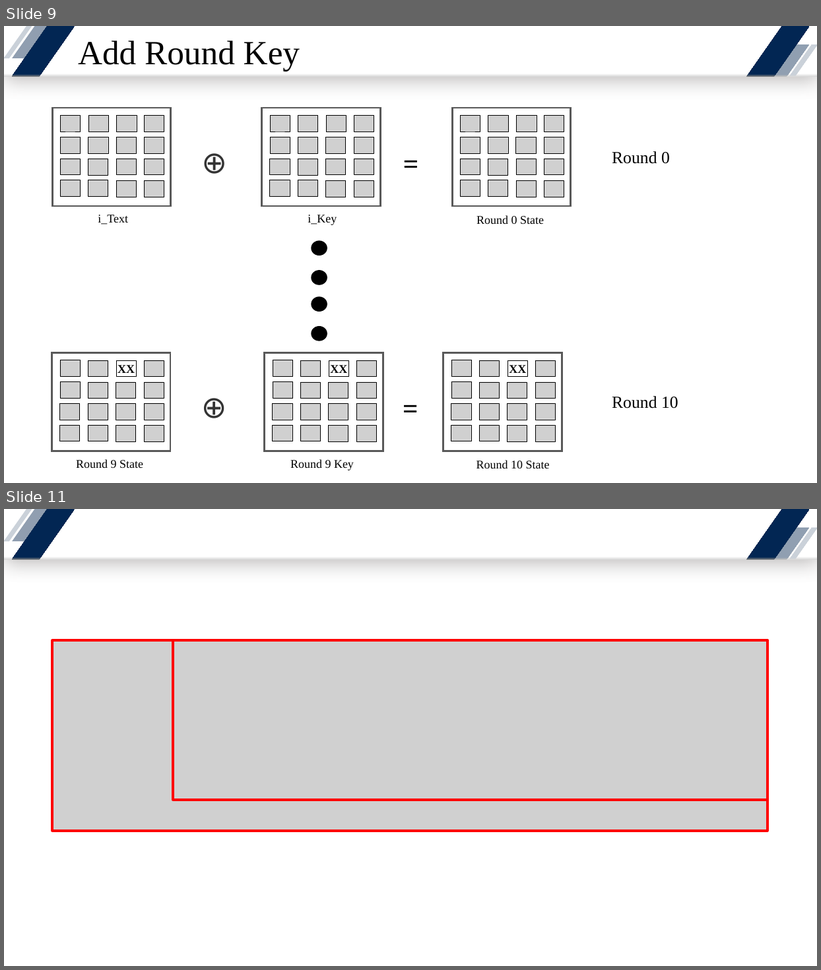
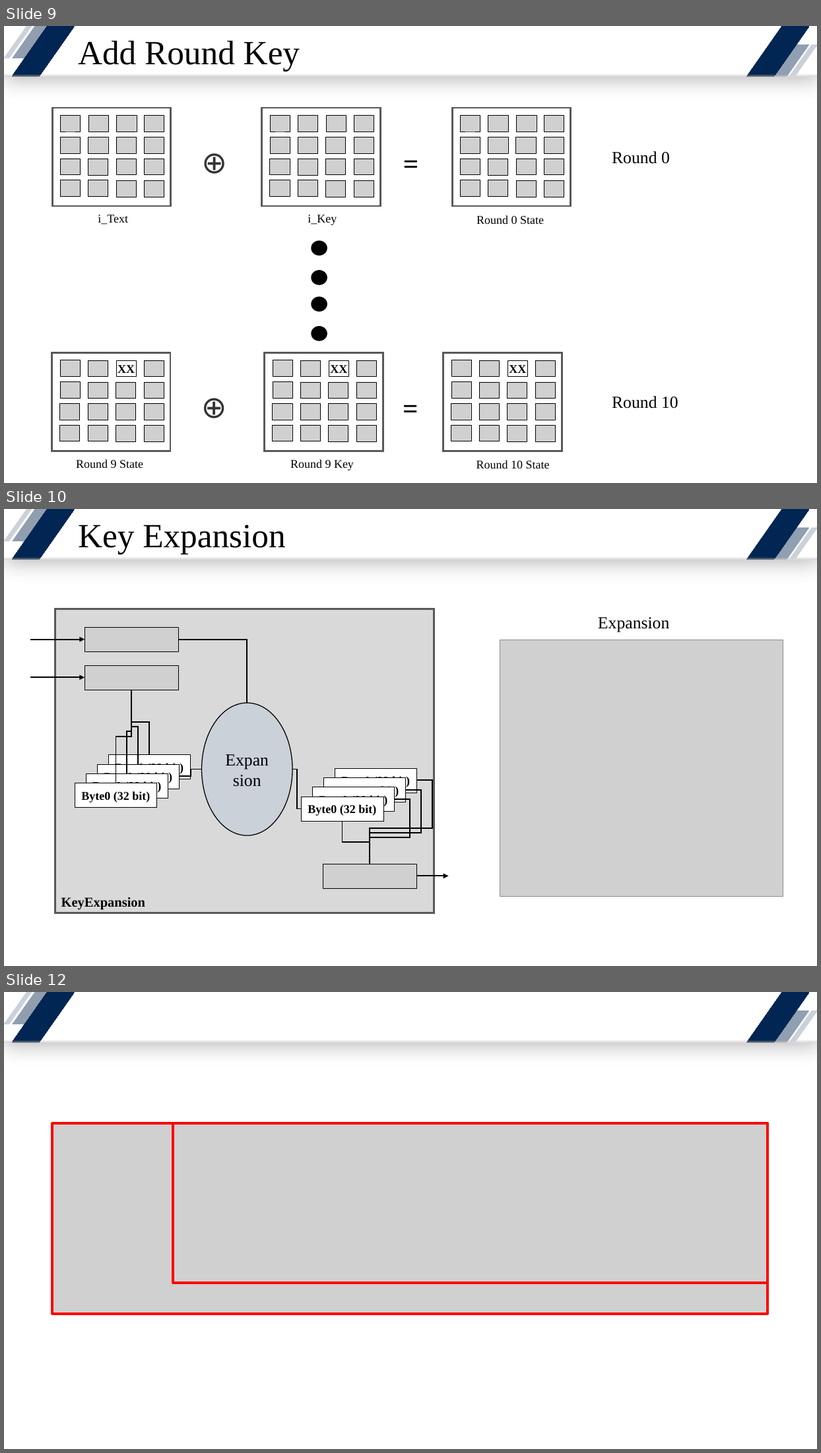
Before and after one commit to yuyu0830/FPGA_AES128, a slide deck: AES.pptx. Shown one above the other, each under a label of ours: slides 9 and 11 before the commit, slides 9, 10 and 12 after it; the slides between them are not shown. The pictures are 821x970 and 821x1453 pixels, drawn with LibreOffice and Linux fonts; fonts in the diff are those of the drawing; grey boxes stand for pictures. Boxes give left, top, right and bottom in pixels: in the first picture for what was removed or moved away, otherwise in the second. Text is boxed around its words. In the diff, an @@ line names an element or a change of style, - is before the commit and + after.

```diff
--- a/AES.pptx
+++ b/AES.pptx
@@ slide 10 added at bbox=[4, 509, 817, 966], background #FFFFFF; not listed: 7 template elements that a slide beside it also shows @@
@@ text added at bbox=[78, 525, 285, 555], 40 pt, text #000000 @@
+Key Expansion
@@ rectangle added at bbox=[55, 609, 434, 914], fill #D9D9D9, outline #595959 2.25 pt, 16 pt, text #000000, bold @@
+KeyExpansion
@@ picture added at bbox=[85, 627, 178, 652] @@
@@ text added at bbox=[598, 617, 669, 632], 20 pt, text #000000 @@
+Expansion
@@ arrow added from (31, 640) to (85, 640), #000000 1.5 pt @@
@@ elbow line added from (178, 640) to (248, 703), #000000 1.5 pt @@
@@ picture added at bbox=[500, 640, 783, 897] @@
@@ picture added at bbox=[85, 665, 178, 690] @@
@@ arrow added from (31, 677) to (85, 677), #000000 1.5 pt @@
@@ elbow line added from (131, 690) to (116, 784), #000000 1.5 pt @@
@@ elbow line added from (131, 690) to (127, 774), #000000 1.5 pt @@
@@ elbow line added from (131, 690) to (149, 755), #000000 1.5 pt @@
@@ elbow line added from (131, 690) to (138, 764), #000000 1.5 pt @@
@@ ellipse added at bbox=[201, 703, 292, 836], fill #CAD1D9, outline #000000 1 pt, 20 pt, text #000000 @@
+Expansion
@@ rectangle added at bbox=[97, 764, 180, 789], fill #FFFFFF, outline #000000 0.25 pt, 14 pt, text #000000, bold @@
+Byte0 (32 bit)
@@ rectangle added at bbox=[108, 755, 191, 779], fill #FFFFFF, outline #000000 0.25 pt, 14 pt, text #000000, bold @@
+Byte0 (32 bit)
@@ rectangle added at bbox=[75, 784, 157, 808], fill #FFFFFF, outline #000000 0.25 pt, 14 pt, text #000000, bold @@
+Byte0 (32 bit)
@@ rectangle added at bbox=[86, 774, 168, 798], fill #FFFFFF, outline #000000 0.25 pt, 14 pt, text #000000, bold @@
+Byte0 (32 bit)
@@ elbow line added from (179, 777) to (201, 770), #000000 1.5 pt @@
@@ elbow line added from (292, 770) to (301, 809), #000000 1.5 pt @@
@@ rectangle added at bbox=[323, 778, 406, 803], fill #FFFFFF, outline #000000 0.25 pt, 14 pt, text #000000, bold @@
+Byte0 (32 bit)
@@ rectangle added at bbox=[335, 768, 417, 793], fill #FFFFFF, outline #000000 0.25 pt, 14 pt, text #000000, bold @@
+Byte0 (32 bit)
@@ elbow line added from (370, 864) to (417, 780), #000000 1.5 pt @@
@@ rectangle added at bbox=[301, 797, 384, 821], fill #FFFFFF, outline #000000 0.25 pt, 14 pt, text #000000, bold @@
+Byte0 (32 bit)
@@ rectangle added at bbox=[313, 787, 395, 811], fill #FFFFFF, outline #000000 0.25 pt, 14 pt, text #000000, bold @@
+Byte0 (32 bit)
@@ elbow line added from (370, 864) to (395, 799), #000000 1.5 pt @@
@@ elbow line added from (370, 864) to (406, 790), #000000 1.5 pt @@
@@ elbow line added from (370, 864) to (343, 821), #000000 1.5 pt @@
@@ picture added at bbox=[323, 864, 417, 889] @@
@@ arrow added from (416, 876) to (449, 876), #000000 1.5 pt @@
@@ what was slide 11 is now slide 12 @@
```
Also in this commit, not shown: 4 slides changed, 1 other file.
